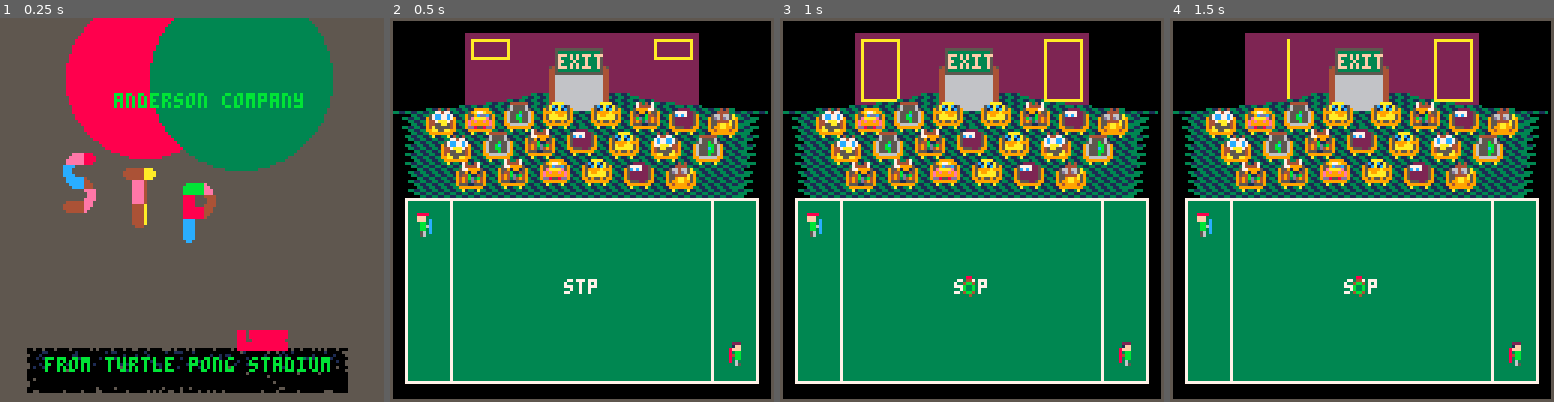
Above: before the commit, frames 1-4 (left to right).
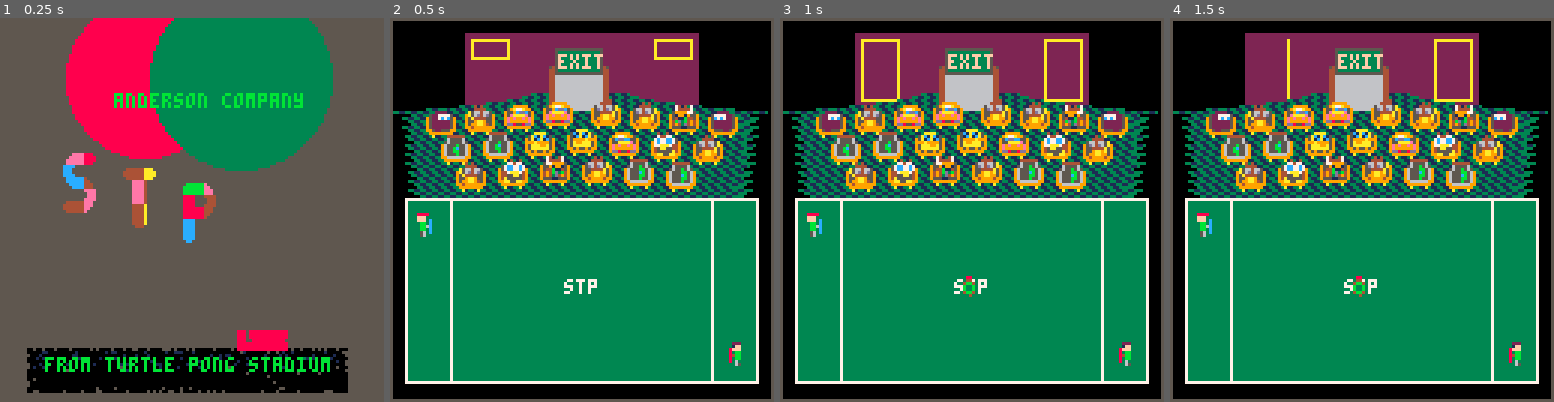
Above: after the commit, the same moments.

Repository: topromulan/STP4
Game: PICO-8 cartridge stp4.p8
Two runs of this game, one before a commit and one after it. Both use one fixed random seed, a clock stepped at 60 frames per second and the inputs below.
Inputs:
- Up to frame 1 (0.25 s): no input
- Up to frame 2 (0.5 s): tap X (X key) at 0.33 s
- Up to frame 3 (1 s): tap O (Z key) at 0.7 s
- Up to frame 4 (1.5 s): tap X (X key) at 1.07 s

Frame 1 is identical in both runs. In frame 2, 5.5% of the frame differs, in the area x 10-90%, y 21-44%; in frame 3, 5.5%; in frame 4, 5.5%.

Commit message:
adds a fan. shuffles timing of head turning.

Diff:
--- a/stp4.p8
+++ b/stp4.p8
@@ -200,7 +200,7 @@
  stadium.field={}
  stadium.display={}
 
- stadium.fans={80,81,82,83,84,85,86}
+ stadium.fans={80,81,82,83,84,85,86,87}
  stadium.audience={}
 
  stadium.floor={}
@@ -258,8 +258,11 @@
 
  --seat the audience
  for seat=1,#stadium.seats do
-  stadium.audience[seat]=stadium.fans[1+flr(rnd(#stadium.fans))]
- end
+  stadium.audience[seat]={}
+  stadium.audience[seat].sprite=stadium.fans[1+flr(rnd(#stadium.fans))]
+  stadium.audience[seat].timing=0
+ end
+ shuffle_audience_timing()
 
  oddball.upforgrabs=true
  oddball.service_time=cycles+10+rnd(3)
@@ -408,8 +411,9 @@
     else
      oddball.dy+=2
     end
+    shuffle_audience_timing()
    else
-    --they screwed up
+    --they screwed up boooo
     sfx(8) sfx(9)
    end
 
@@ -459,37 +463,13 @@
  end
 end
 
-
-x1=-10 y1=-10 w1=148 h1=148
-x2=-15 y2=-15 w2=108 h2=108
+function shuffle_audience_timing()
+ for i=1,#stadium.audience do
+  stadium.audience[i].timing=-4+flr(rnd(9))
+ end
+end
 
 function game_draw()
--- cls()
--- ∧☉◆ wip xxx
- x1+=-0.25+rnd(0.5) y1+=-0.25+rnd(0.5)
- w1+=0.05 h1+=0.05
-
- if(w1<128) then w1=129 end
- if(h1<128) then h1=129 end
- if(w1>156) then w1=155 end
- if(h1>156) then h1=155 end
- if(x1>0) then x1=-1 end
- if(x1<-25) then x1=-24 end
- if(x2>0) then x2=-1 end
- if(x2<-25) then x2=-24 end
- if(y1>0) then y1=-1 end
- if(y1<-25) then y1=-24 end
- if(y2>0) then y2=-1 end
- if(y2<-25) then y2=-24 end
-
-
- x2drift=-1*x2/2
- y2drift=-1*y2/2
- w2+=rnd(0.25) h2+=rnd(0.25)
- x2+=-0.5+rnd(1)+x2drift y2+=-0.2+rnd(0.4)+y2drift
-
- --sspr(0,63,64,64,x1,y1,w1,h1)
- --sspr(64,63,64,64,x2,y2,w2,h2)
  cls()
  rect(0,0,127,127,5) --❎❎❎
 
@@ -694,9 +674,9 @@
   spr(6,seatx,seaty,2,2)
   --draw each audience member in
   -- their seat, facing the ball
-  local fan_sprite=stadium.audience[seat]
-  if(oddball.x < seatx+6) then fan_sprite-=16 end
-  if(oddball.x > seatx+10) then fan_sprite+=16 end
+  local fan_sprite=stadium.audience[seat].sprite
+  if(oddball.x < seatx+6+stadium.audience[seat].timing) then fan_sprite-=16 end
+  if(oddball.x > seatx+10+stadium.audience[seat].timing) then fan_sprite+=16 end
   spr(fan_sprite,seatx+4,seaty+3)
  end
 end
@@ -728,7 +708,7 @@
  local progress=8+party_time/12
 
  for i=1,#stadium.audience do
-  local z=stadium.audience[i]+32
+  local z=stadium.audience[i].sprite+32
   sspr(z*8%128,8*flr(z*8/128),8,8,
    50+progress+(i%6)*(10-10/(1+flr(i/6))),--dx
    54-progress/12+flr(i/6)*(7-i/10),--dy
Not shown, changed: 32 lines of the sprite sheet (__gfx__) section of stp4.p8
